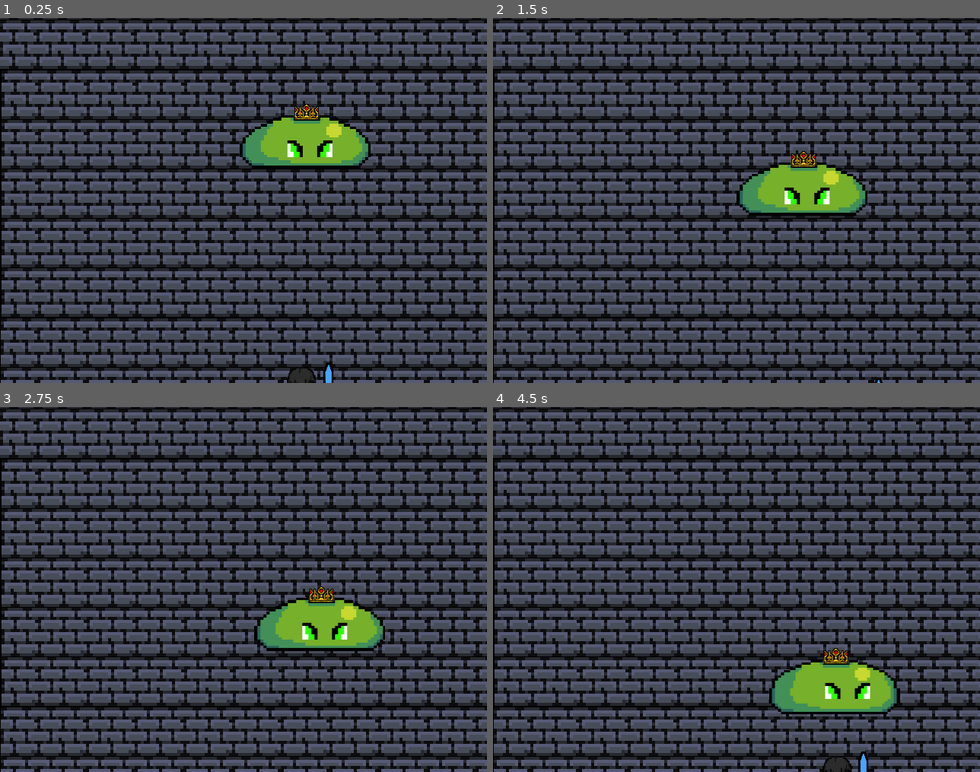
Above: before the commit, frames 1-4 (two rows, left to right).
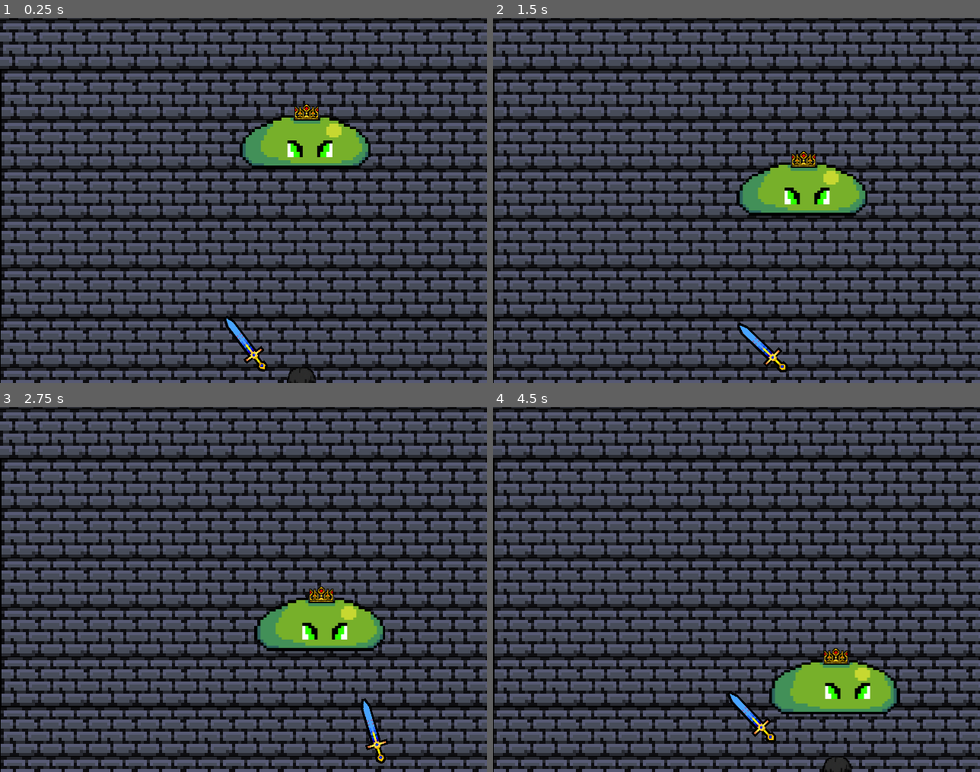
Above: after the commit, the same moments.

Repository: PablitoBueno/dungeonCrawler
Game: Godot game, scene res://main.tscn
The game is run twice, just before and just after one commit, with the same random seed, the same clock (stepped at 60 frames per second) and the same inputs.
Inputs (mouse positions are in pixels of both pictures, inside the frame that each line leads up to):
- Up to frame 1 (0.25 s): no input
- Up to frame 2 (1.5 s): move the mouse to (843, 182) at 0.52 s; press the mouse at (843, 182) at 0.53 s; hold D (move_right) 0.53-1.28 s; move the mouse to (639, 218) at 1.27 s; release the mouse at (639, 218) at 1.28 s; hold S (move_down) from 1.28 s (still down); click (639, 218) at 1.35 s
- Up to frame 3 (2.75 s): move the mouse to (292, 509) at 2.02 s; release S (move_down) at 2.03 s; press the mouse at (292, 509) at 2.03 s; hold D (move_right) from 2.03 s (still down)
- Up to frame 4 (4.5 s): move the mouse to (712, 662) at 2.77 s; release D (move_right) at 2.78 s; release the mouse at (712, 662) at 2.78 s; hold W (move_up) 2.78-3.53 s; click (712, 662) at 2.85 s; move the mouse to (882, 644) at 3.52 s; press the mouse at (882, 644) at 3.53 s; hold A (move_left) from 3.53 s (still down); move the mouse to (590, 534) at 4.27 s; release the mouse at (590, 534) at 4.28 s; click (590, 534) at 4.35 s

The runs differ from the first frame. In frame 1, 0.4% of the frame differs, in the area x 46-69%, y 81-100%; in frame 2, 0.4%; in frame 3, 0.4%; in frame 4, 0.4%, in the area x 48-78%, y 78-100%.

Commit message:
Add files via upload

Diff:
--- a/DungeonCrawlerLite/scenes/map.tscn
+++ b/DungeonCrawlerLite/scenes/map.tscn
@@ -3,5 +3,6 @@
 [ext_resource path="res://assets/sprites/map.png" type="Texture" id=1]
 
 [node name="Map" type="Sprite"]
-texture = ExtResource(1)
+z_index = -2
+texture = ExtResource( 1 )
 centered = false
--- a/DungeonCrawlerLite/scenes/sword.tscn
+++ b/DungeonCrawlerLite/scenes/sword.tscn
@@ -12,14 +12,15 @@
 script = ExtResource( 1 )
 
 [node name="Sprite" type="Sprite" parent="."]
-position = Vector2( 59.7707, -7.02046 )
-rotation = -0.00645208
+position = Vector2( 83.0033, 0.49572 )
+rotation = -0.00196517
 scale = Vector2( 0.480917, 0.524469 )
+z_index = -1
 texture = ExtResource( 2 )
 
 [node name="CollisionShape2D" type="CollisionShape2D" parent="."]
-position = Vector2( 71.9042, -6.81441 )
-rotation = -0.0161613
+position = Vector2( 96.3221, -3.40311 )
+rotation = -0.0116744
 shape = SubResource( 1 )
 
 [connection signal="body_entered" from="." to="." method="_on_Sword_body_entered"]
--- a/DungeonCrawlerLite/scripts/player.gd
+++ b/DungeonCrawlerLite/scripts/player.gd
@@ -36,7 +36,7 @@
 
 	# enquanto o jogador mantém o botão de ataque, tentamos ativar o ataque;
 	# a espada recusará se já estiver em ataque (is_attacking), evitando o bug
-	if Input.is_action_pressed("attack") or Input.is_action_pressed("mouse_left_click"):
+	if Input.is_action_pressed("attack"):
 		sword_instance.activate_attack()
 
 func take_damage(amount):
--- a/DungeonCrawlerLite/scripts/sword.gd
+++ b/DungeonCrawlerLite/scripts/sword.gd
@@ -4,73 +4,89 @@
 var attack_duration = 0.3
 var attack_timer = 0.0
 
-var attack_distance = 40
+var attack_distance = 70
 var attack_speed = 300
 
-# Posição de repouso fixa (relativa ao player)
-const REST_POSITION = Vector2(42.043, 30.14)
+# Parâmetros da órbita
+var orbit_radius = 40
+var orbit_speed = 20.0
 
-var rest_position = REST_POSITION
-var start_position = Vector2.ZERO
-var target_position = Vector2.ZERO
-
-var moving_forward = false
-var moving_back = false
+# Variáveis de ataque
 var is_attacking = false
+var is_returning = false
+var attack_start_position = Vector2.ZERO
+var attack_target_position = Vector2.ZERO
 
 func _ready():
-	# força a posição de repouso fixa
-	rest_position = REST_POSITION
-	position = rest_position
+	$CollisionShape2D.set_deferred("disabled", true)
+	set_process(true)
 
-	set_process(false)
-	$CollisionShape2D.set_deferred("disabled", true)
+func _process(delta):
+	if is_attacking:
+		handle_attack(delta)
+	else:
+		update_orbit_position()
 
-# Tenta ativar o ataque. Retorna true se começou, false se já estiver atacando.
+func update_orbit_position():
+	# Calcular direção do mouse em relação ao personagem
+	var mouse_pos = get_global_mouse_position()
+	var player_pos = get_parent().global_position
+	var direction = (mouse_pos - player_pos).normalized()
+
+	# Posicionar a espada na direção do mouse, na distância orbital
+	position = direction * orbit_radius
+
+	# Rotacionar a espada para apontar para o mouse
+	rotation = direction.angle()
+
 func activate_attack() -> bool:
 	if is_attacking:
 		return false
 
 	is_attacking = true
-	set_process(true)
+	is_returning = false
 	$CollisionShape2D.set_deferred("disabled", false)
 	attack_timer = attack_duration
 
-	# Usa sempre a posição de repouso fixa como origem
-	start_position = rest_position
-	target_position = start_position + Vector2(0, -attack_distance) # norte = Y negativo
-	position = start_position
-	moving_forward = true
-	moving_back = false
+	# Guardar posições para o ataque
+	attack_start_position = position
+	attack_target_position = position + (position.normalized() * attack_distance)
 
 	return true
 
-func _process(delta):
+func handle_attack(delta):
 	attack_timer -= delta
 
-	if moving_forward:
-		position = position.move_toward(target_position, attack_speed * delta)
-		if position.distance_to(target_position) < 1:
-			moving_forward = false
-			moving_back = true
+	if not is_returning:
+		# Mover para frente na direção do ataque
+		position = position.move_toward(attack_target_position, attack_speed * delta)
 
-	elif moving_back:
-		position = position.move_toward(start_position, attack_speed * delta)
-		if position.distance_to(start_position) < 1:
-			moving_back = false
+		# Verificar se chegou ao ponto máximo
+		if position.distance_to(attack_target_position) < 1:
+			is_returning = true
+	else:
+		# Calcular nova posição orbital baseada no mouse
+		update_orbit_position()
+		var return_position = position
 
-	# só desativa quando o timer acabou e a espada já voltou
-	if attack_timer <= 0 and not moving_forward and not moving_back:
+		# Voltar para posição orbital
+		position = position.move_toward(return_position, attack_speed * delta)
+
+		# Verificar se voltou à órbita
+		if position.distance_to(return_position) < 1:
+			deactivate_attack()
+
+	# Desativar se o tempo acabar
+	if attack_timer <= 0:
 		deactivate_attack()
 
 func deactivate_attack():
-	set_process(false)
 	$CollisionShape2D.set_deferred("disabled", true)
-	position = rest_position
 	is_attacking = false
+	is_returning = false
+	update_orbit_position()  # Garantir que está na posição correta
 
 func _on_Sword_body_entered(body):
 	if body.has_method("take_damage"):
 		body.take_damage(damage)
-		# opcional: terminar o ataque ao acertar
 		deactivate_attack()
